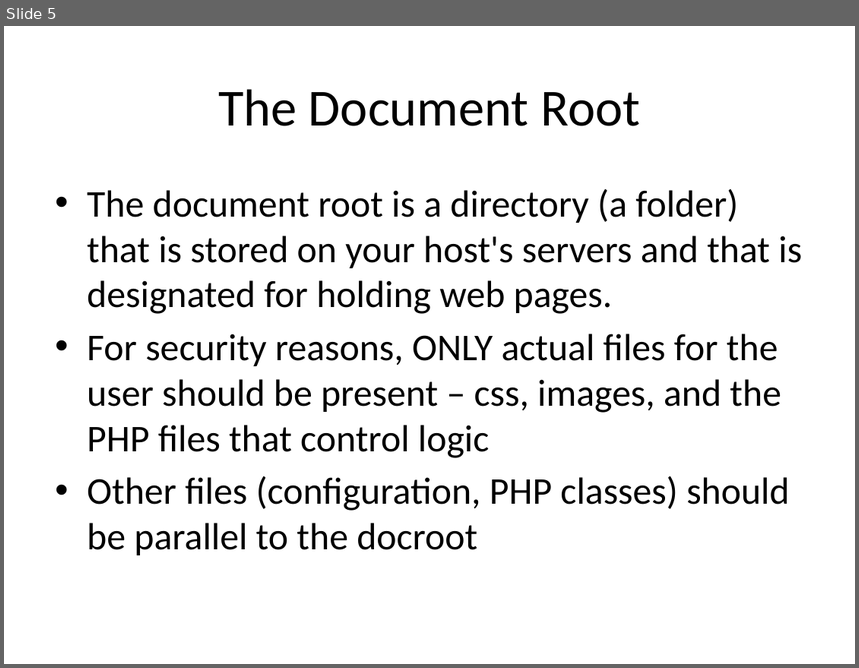
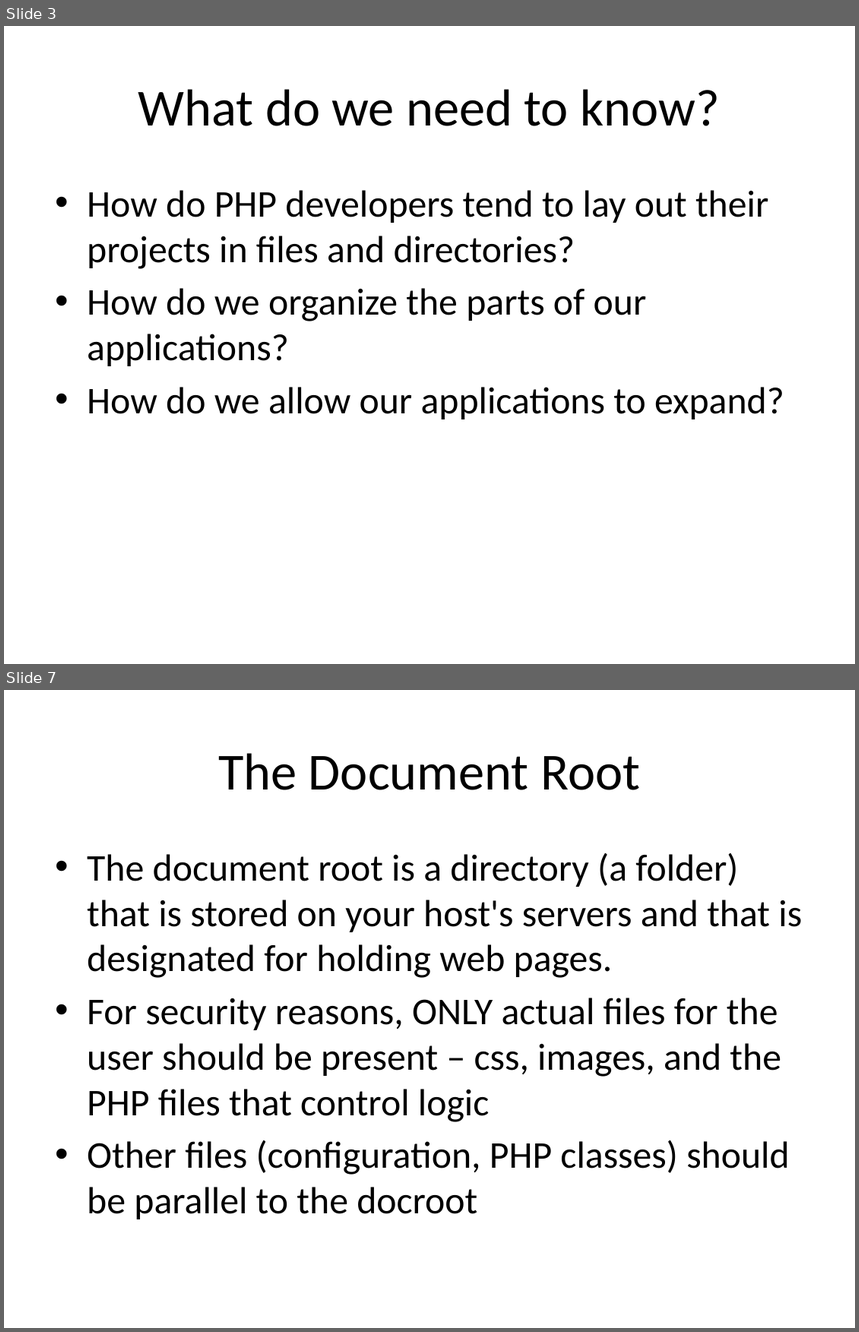
Before and after one commit to PHPEmbark/curriculum, a slide deck: course/4 - Organization and Projects/Organization and Projects.pptx. Shown one above the other, each under a label of ours: slide 5 before the commit, slides 3 and 7 after it; the slides between them are not shown. The pictures are 859x668 and 859x1332 pixels, drawn with LibreOffice and Linux fonts; fonts in the diff are those of the drawing. Boxes give left, top, right and bottom in pixels: in the first picture for what was removed or moved away, otherwise in the second. Text is boxed around its words. In the diff, an @@ line names an element or a change of style, - is before the commit and + after.

Commit message:
organization and projects
Working on more organization for our projects

```diff
--- a/course/4 - Organization and Projects/Organization and Projects.pptx
+++ b/course/4 - Organization and Projects/Organization and Projects.pptx
@@ slide 3 added at box(4, 26, 855, 664), background #FFFFFF @@
@@ title added at box(139, 89, 720, 126), 44 pt, text #000000 @@
+What do we need to know?
@@ text added at box(87, 190, 785, 420), 32 pt, text #000000 @@
+• How do PHP developers tend to lay out their projects in files and directories?
+• How do we organize the parts of our applications?
+• How do we allow our applications to expand?
@@ what was slide 5 is now slide 7 @@
```
Also in this commit, not shown: 7 slides changed, 8 other slides added.
